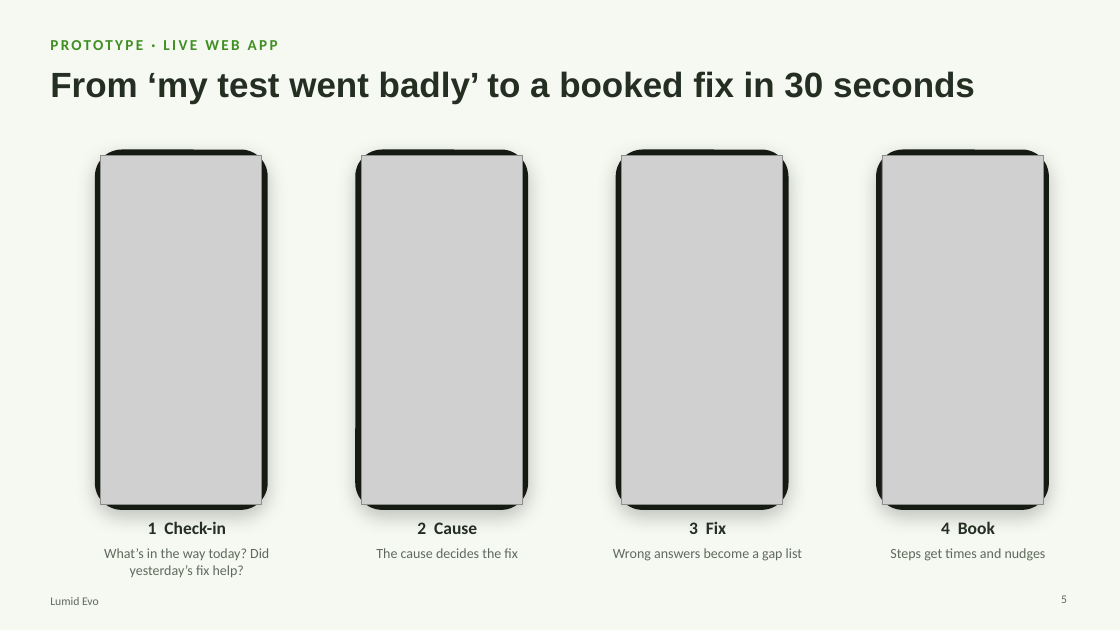
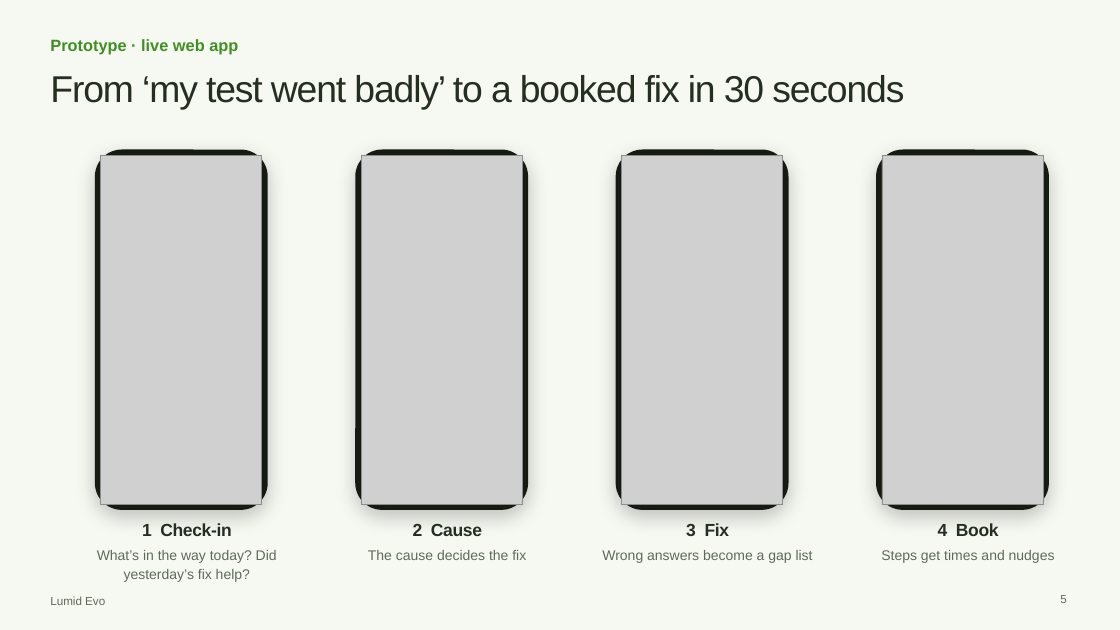
Before and after one commit to riyan-hx/Lumid-Evo-Ai, a slide deck: slide 5 of Lumid-Evo-Pitch.pptx. Drawn at 1120x630 pixels with LibreOffice and Linux fonts; fonts in the diff are those of the drawing; grey boxes stand for pictures. Boxes give left, top, right and bottom in pixels: in the first picture for what was removed or moved away, otherwise in the second. Text is boxed around its words. In the diff, an @@ line names an element or a change of style, - is before the commit and + after.

```diff
--- a/Lumid-Evo-Pitch.pptx
+++ b/Lumid-Evo-Pitch.pptx
@@ text at (x1=50, y1=39, x2=238, y2=55): text changed; size 13 to 14 pt; font Calibri to Arial @@
-PROTOTYPE · LIVE WEB APP
+Prototype · live web app
@@ title "From ‘my test went badly’ ..." at (x1=50, y1=75, x2=904, y2=109): size 30 to 32 pt, letter spacing 0 to -1 pt, bold off; line spacing 1 to 1.06 @@
@@ font Calibri to Arial, letter spacing 0 to -0.3 pt; line spacing 1 to 1.12 in 4 elements at (x1=142, y1=523, x2=231, y2=536), (x1=413, y1=523, x2=482, y2=536), (x1=686, y1=523, x2=730, y2=536), (x1=938, y1=523, x2=999, y2=536) @@
@@ font Calibri to Arial; line spacing 1 to 1.12 in 4 elements at (x1=97, y1=550, x2=277, y2=582), (x1=368, y1=550, x2=526, y2=560), (x1=602, y1=550, x2=813, y2=563), (x1=881, y1=550, x2=1055, y2=563) @@
@@ text "Lumid Evo" at (x1=50, y1=596, x2=105, y2=605): font Calibri to Arial @@
@@ page number at (x1=1060, y1=595, x2=1066, y2=603): font Calibri to Arial @@
```
Also in this commit, not shown: 9 other slides changed.
